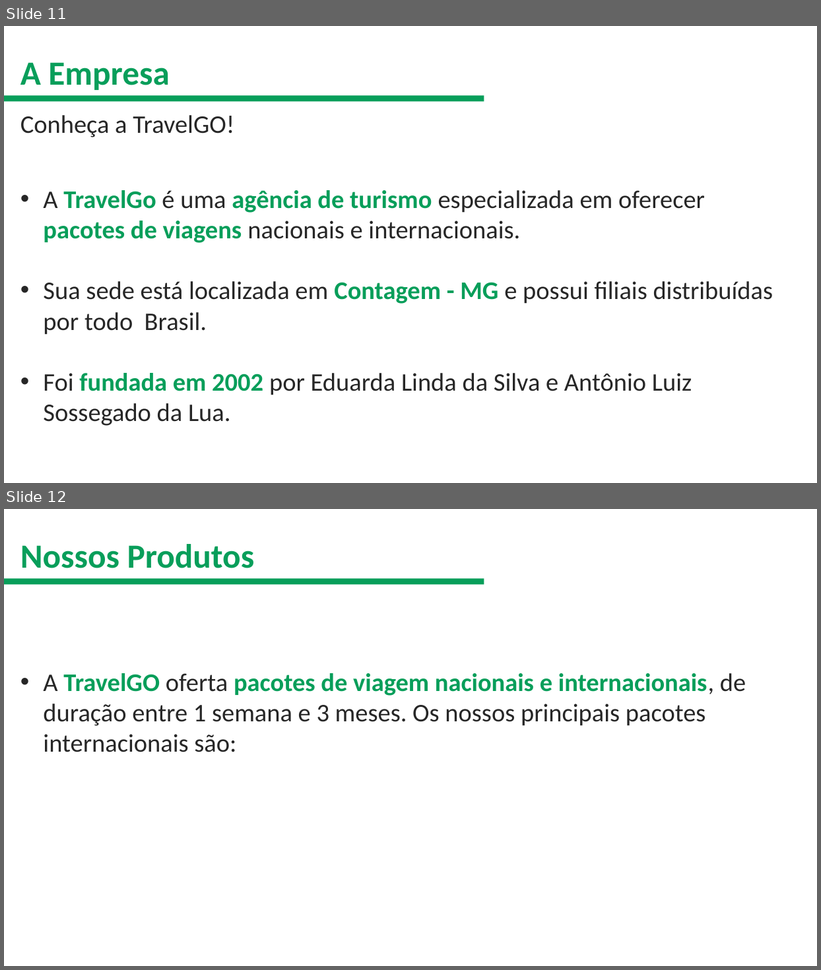
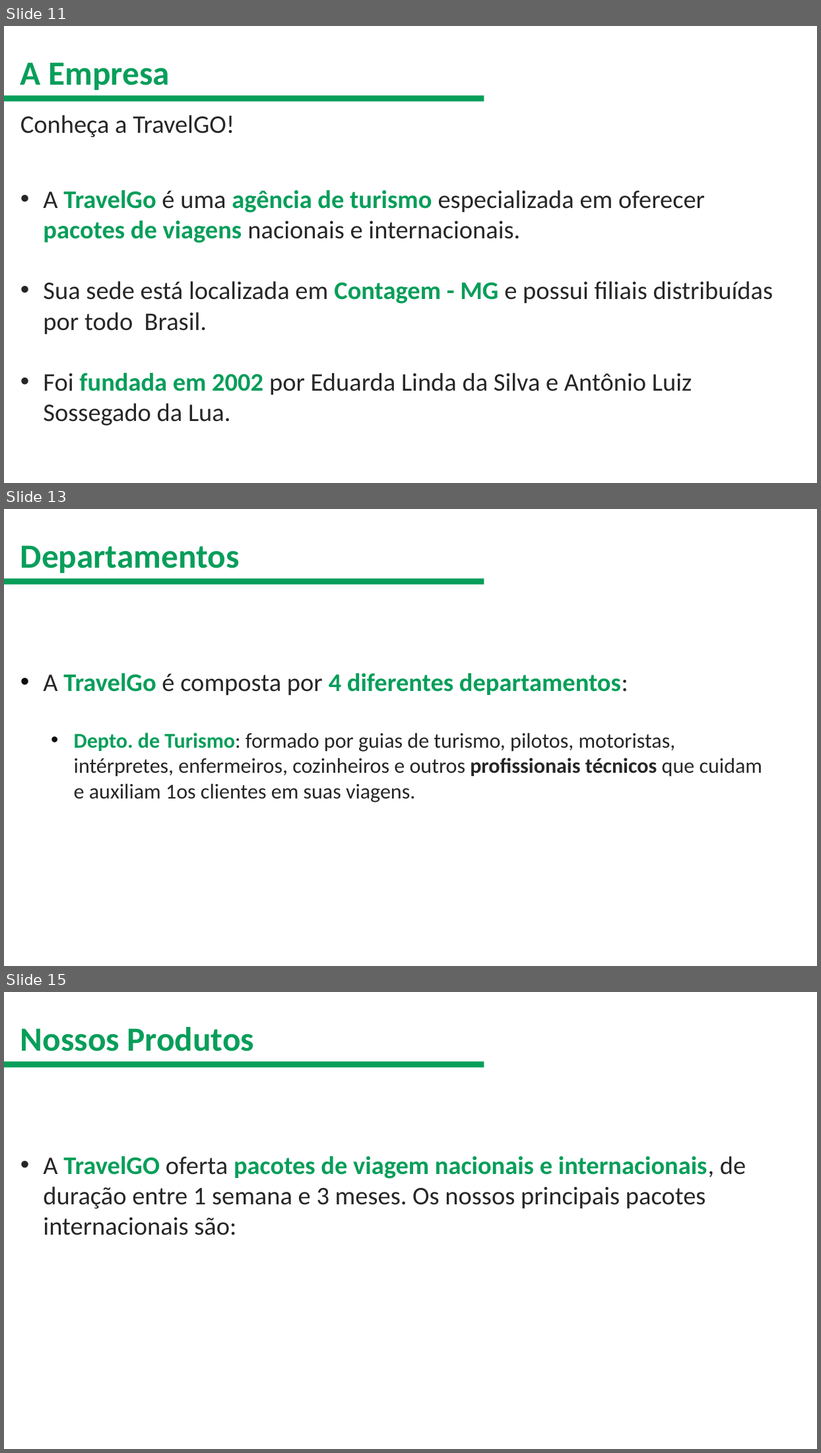
Before and after one commit to zmdy/aulas, a slide deck: source/assets/content/administracao/modulo-02/modelo-slide-tcm.pptx. Shown one above the other, each under a label of ours: slides 11 and 12 before the commit, slides 11, 13 and 15 after it; the slides between them are not shown. The pictures are 821x970 and 821x1453 pixels, drawn with LibreOffice and Linux fonts; fonts in the diff are those of the drawing; background and template pictures are left out. Boxes give left, top, right and bottom in pixels: in the first picture for what was removed or moved away, otherwise in the second. Text is boxed around its words. In the diff, an @@ line names an element or a change of style, - is before the commit and + after.

```diff
--- a/source/assets/content/administracao/modulo-02/modelo-slide-tcm.pptx
+++ b/source/assets/content/administracao/modulo-02/modelo-slide-tcm.pptx
@@ slide 13 added at (4,509,817,966), background picture (left out) @@
@@ text added at (20,545,240,573), 40 pt, text #089E5A, bold @@
+Departamentos
@@ rectangle added at (4,578,484,585), fill #089E5A @@
@@ text added at (43,673,762,803), 25 pt, text #262626 @@
+• A TravelGo é composta por 4 diferentes departamentos:
+  • Depto. de Turismo: formado por guias de turismo, pilotos, motoristas, intérpretes, enfermeiros, cozinheiros e outros profissionais técnicos que cuidam e auxiliam 1os clientes em suas viagens.
@@ what was slide 12 is now slide 15 @@
```
Also in this commit, not shown: 4 slides changed, 6 other slides added, 50 other files.
